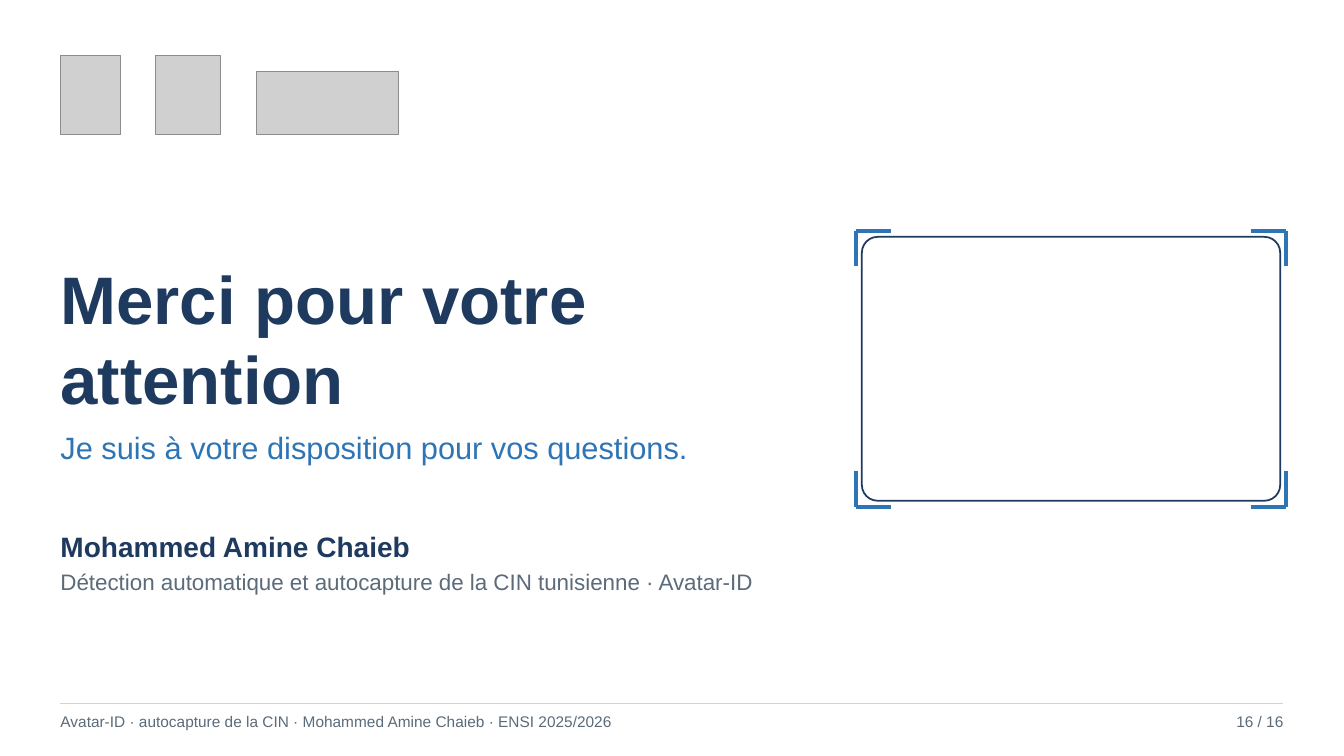
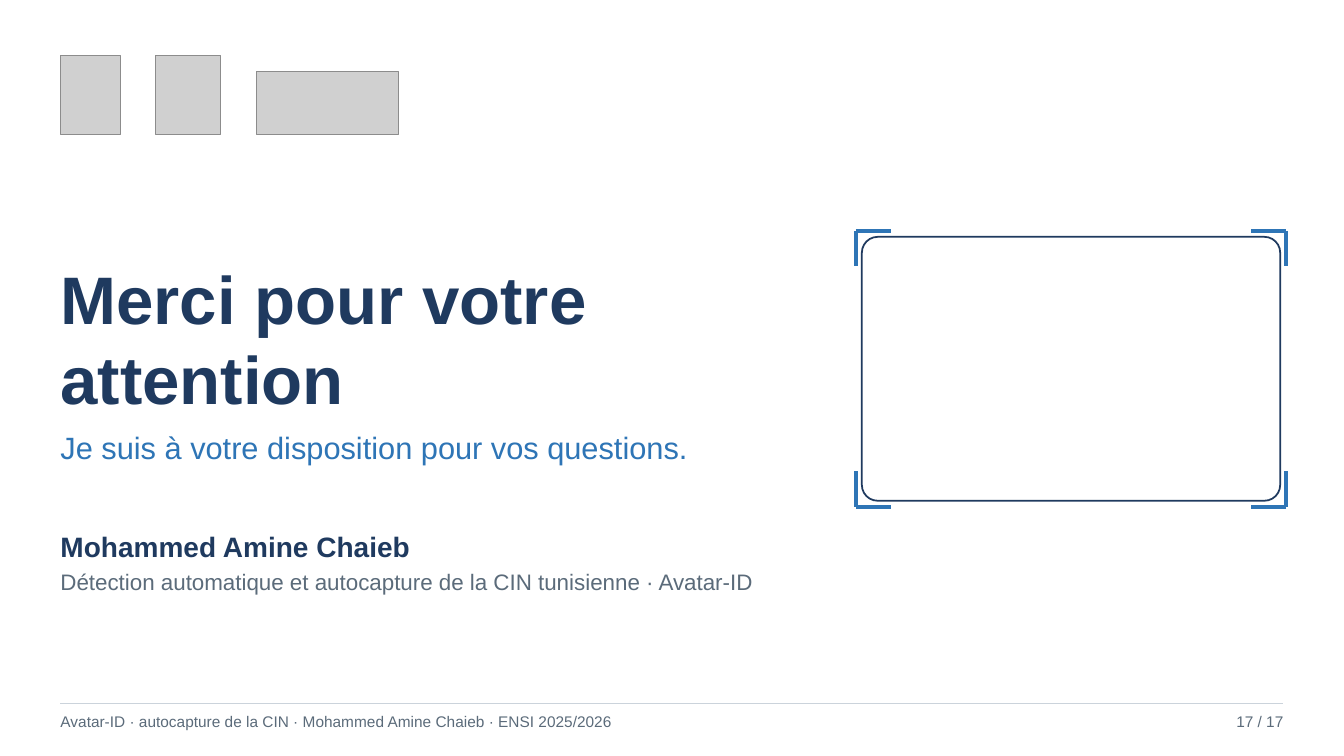
Before and after one commit to mohammedaminechaieb/detection_cin, a slide deck: slide 17 of Soutenance_Stage_ENSI_Final.pptx (slide 16 before the commit). Drawn at 1344x756 pixels with LibreOffice and Linux fonts; fonts in the diff are those of the drawing; grey boxes stand for pictures. Boxes give left, top, right and bottom in pixels: in the first picture for what was removed or moved away, otherwise in the second. Text is boxed around its words. In the diff, an @@ line names an element or a change of style, - is before the commit and + after.

```diff
--- a/Soutenance_Stage_ENSI_Final.pptx
+++ b/Soutenance_Stage_ENSI_Final.pptx
@@ text at (1236,716,1283,727): text changed @@
-16 / 16
+17 / 17
```
Also in this commit, not shown: 14 other slides changed, 1 slide added, 14 other files.
